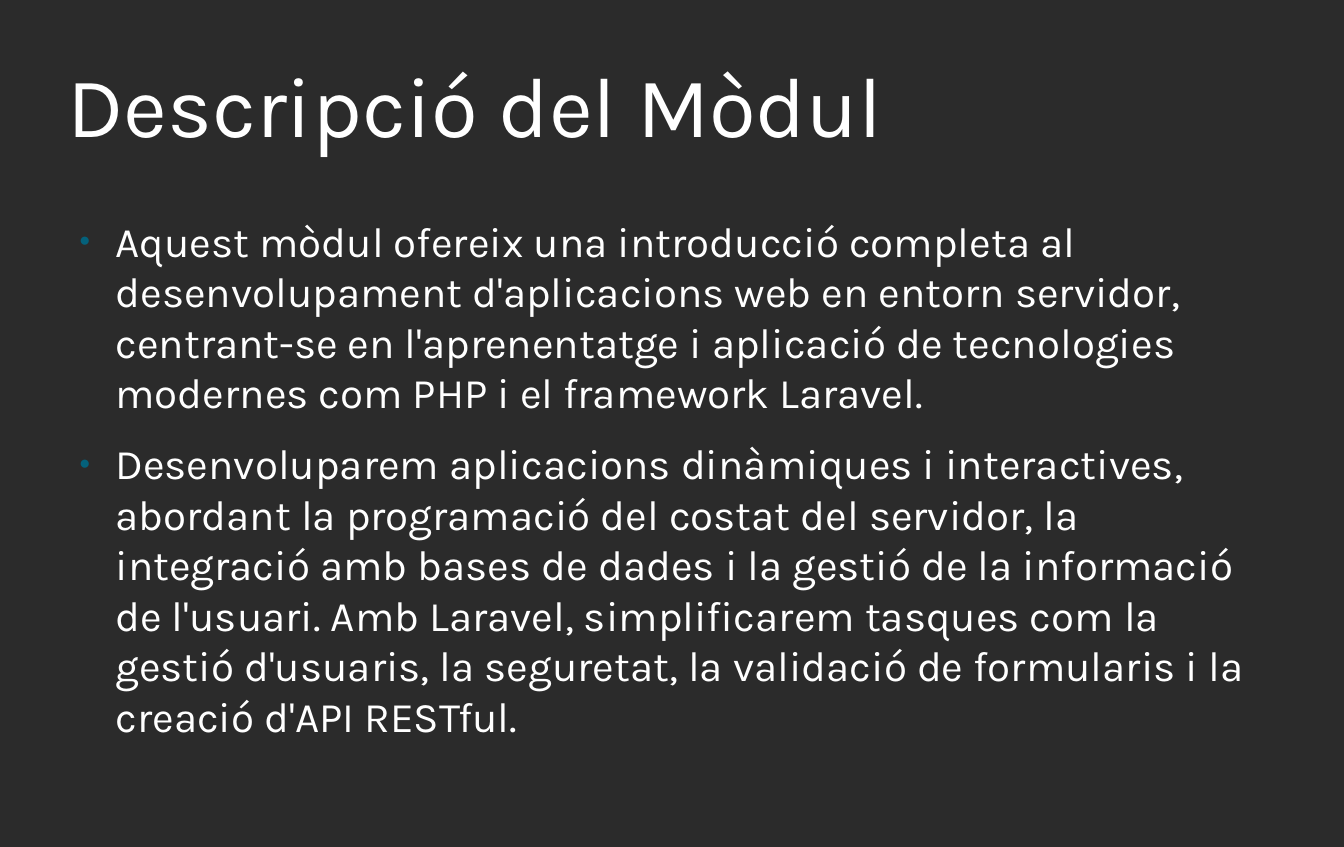
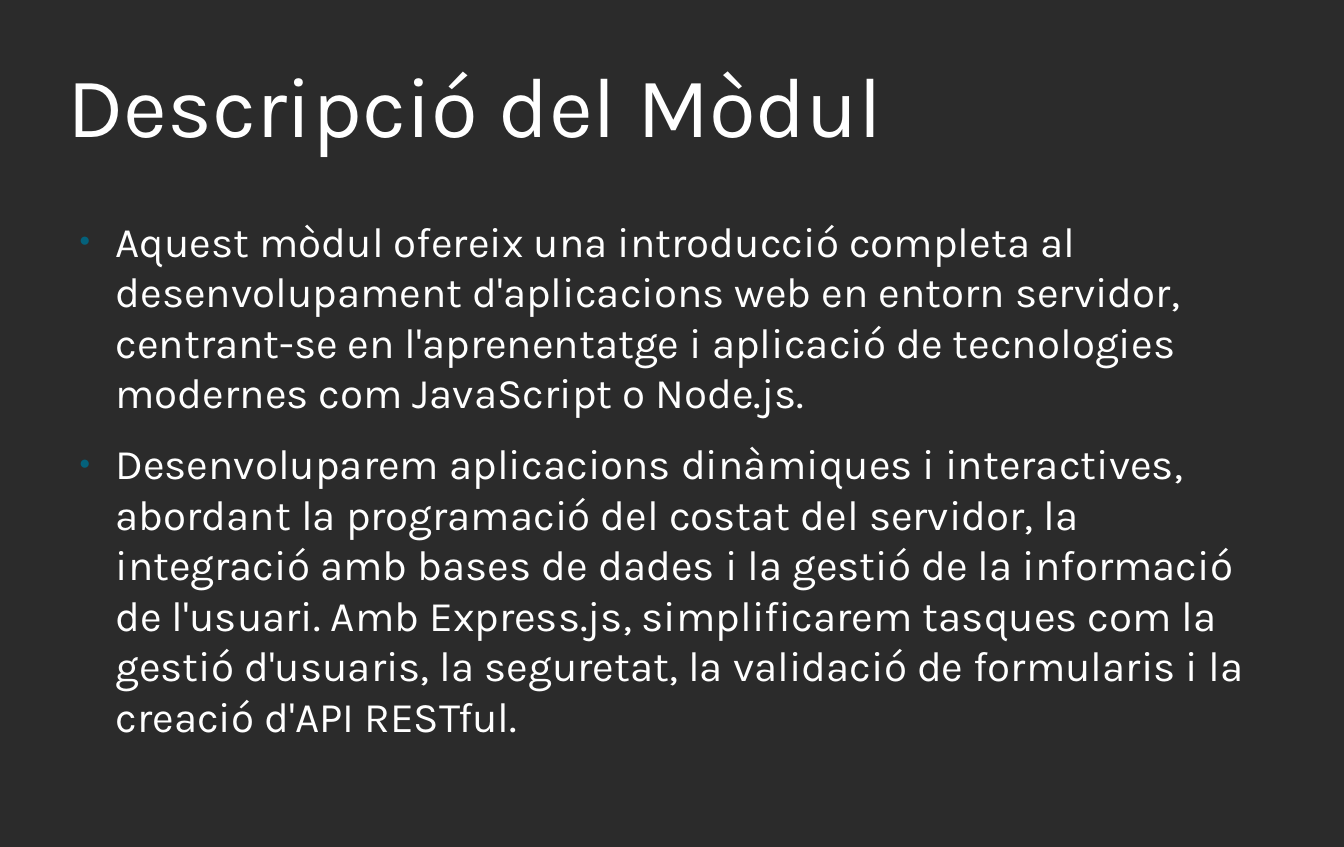
Before and after one commit to xbaubes/xbaubes, a slide deck: slide 2 of Presentacions/[DAW-MP07] Desenvolupament web en entorn servidor.odp. Drawn at 1344x847 pixels with LibreOffice and Linux fonts; fonts in the diff are those of the drawing; background and template pictures are left out; a plain dark background stands for a picture behind light text. Boxes give left, top, right and bottom in pixels: in the first picture for what was removed or moved away, otherwise in the second. Text is boxed around its words. In the diff, an @@ line names an element or a change of style, - is before the commit and + after.

```diff
--- a/Presentacions/[DAW-MP07] Desenvolupament web en entorn servidor.odp
+++ b/Presentacions/[DAW-MP07] Desenvolupament web en entorn servidor.odp
@@ text at (115,225,1243,733): text changed @@
-● Aquest mòdul ofereix una introducció completa al desenvolupament d'aplicacions web en entorn servidor, centrant-se en l'aprenentatge i aplicació de tecnologies modernes com PHP i el framework Laravel.
-● Desenvoluparem aplicacions dinàmiques i interactives, abordant la programació del costat del servidor, la integració amb bases de dades i la gestió de la informació de l'usuari. Amb Laravel, simplificarem tasques com la gestió d'usuaris, la seguretat, la validació de formularis i la creació d'API RESTful.
+● Aquest mòdul ofereix una introducció completa al desenvolupament d'aplicacions web en entorn servidor, centrant-se en l'aprenentatge i aplicació de tecnologies modernes com JavaScript o Node.js.
+● Desenvoluparem aplicacions dinàmiques i interactives, abordant la programació del costat del servidor, la integració amb bases de dades i la gestió de la informació de l'usuari. Amb Express.js, simplificarem tasques com la gestió d'usuaris, la seguretat, la validació de formularis i la creació d'API RESTful.
```
Also in this commit, not shown: 5 other slides changed, 1 other file.
